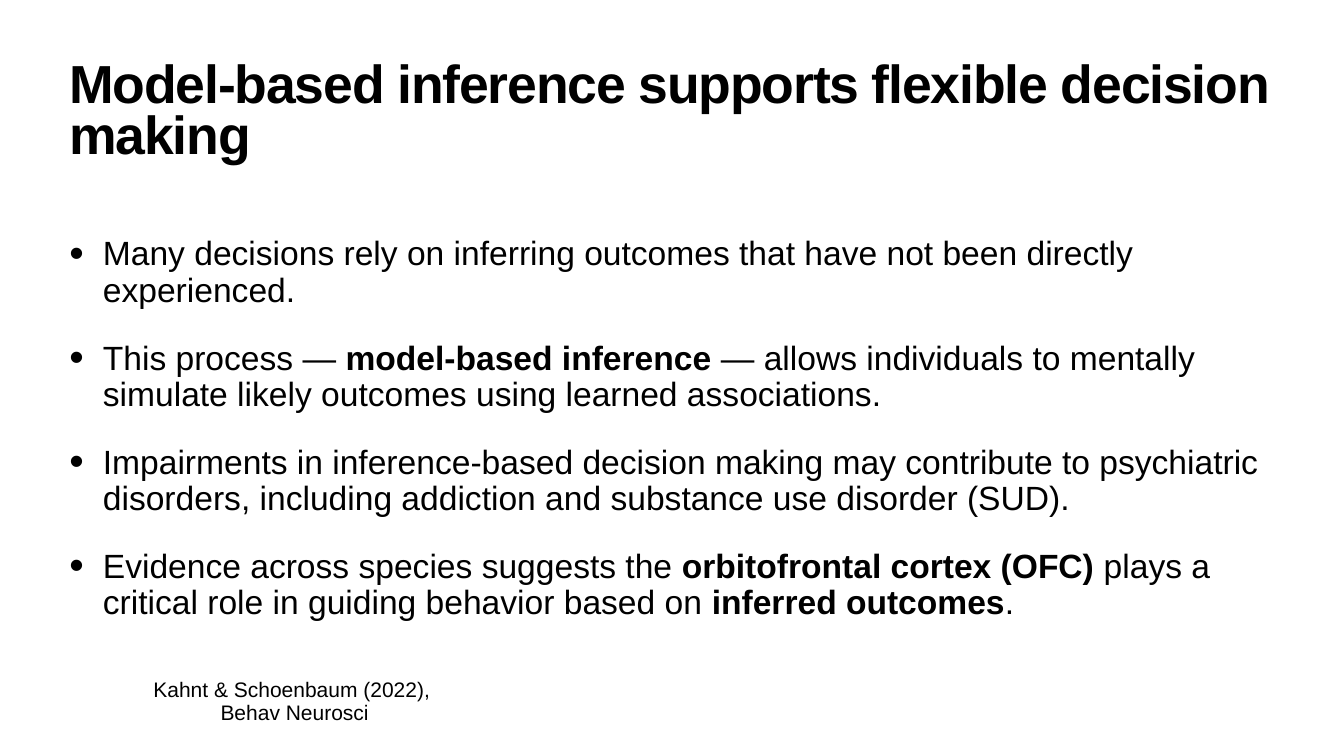
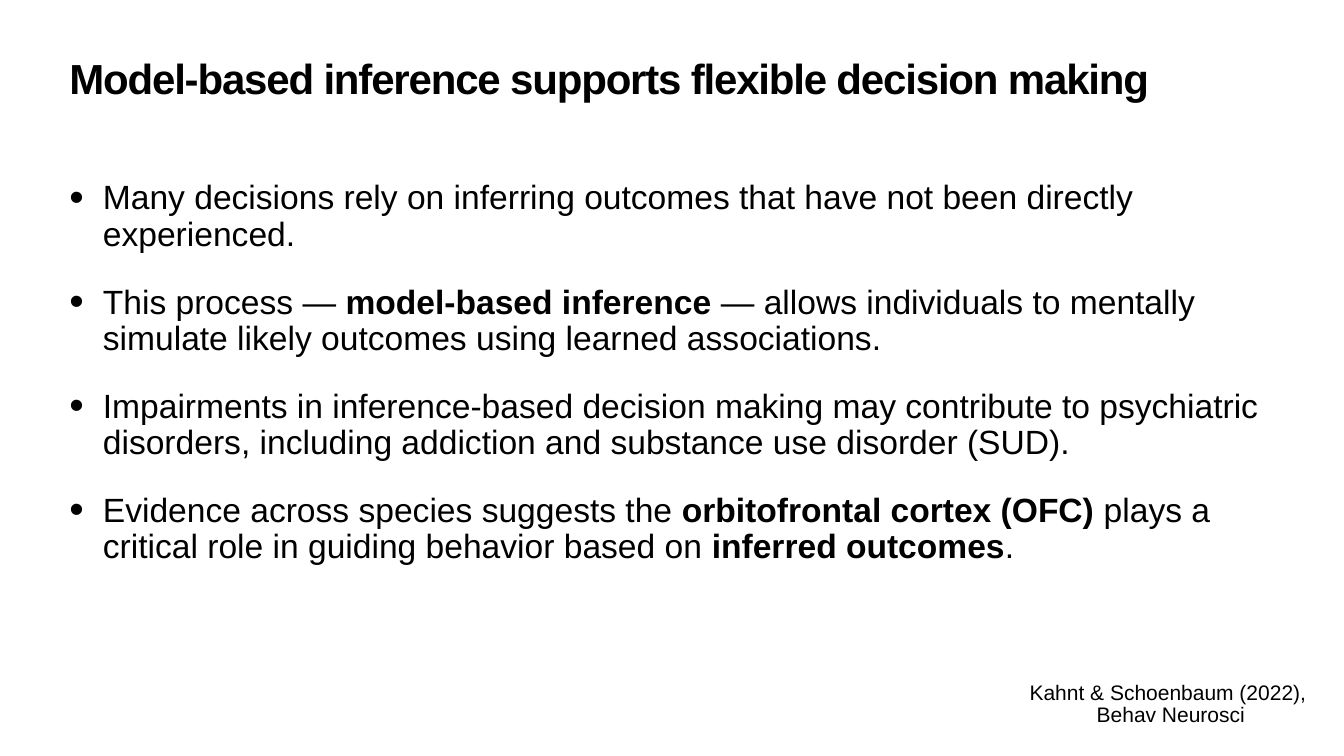
Before and after one commit to QingfangLiu/project-spcd, a slide deck: slide 2 of docs/Progress_branch_meeting.pptx. Drawn at 1344x756 pixels with LibreOffice and Linux fonts; fonts in the diff are those of the drawing. Boxes give left, top, right and bottom in pixels: in the first picture for what was removed or moved away, otherwise in the second. Text is boxed around its words. In the diff, an @@ line names an element or a change of style, - is before the commit and + after.

Commit message:
add png format for figure output and update branch meeting slides

```diff
--- a/docs/Progress_branch_meeting.pptx
+++ b/docs/Progress_branch_meeting.pptx
@@ title "Model-based inference supports flexible decision ..." at (69, 63, 1149, 103): size 76.5 to 60 pt @@
@@ text "Many decisions rely on inferring ...": place and size @@
-text "Many decisions rely on inferring ..." at (103, 240, 1258, 620)
+text "Many decisions rely on inferring ..." at (103, 184, 1258, 564)
@@ text "Kahnt & Schoenbaum (2022),": place and size @@
-text "Kahnt & Schoenbaum (2022)," at (153, 681, 429, 721)
+text "Kahnt & Schoenbaum (2022)," at (1030, 684, 1305, 723)
```
Also in this commit, not shown: 15 other slides changed, 1 slide added, 1 slide removed, 2 other files.
